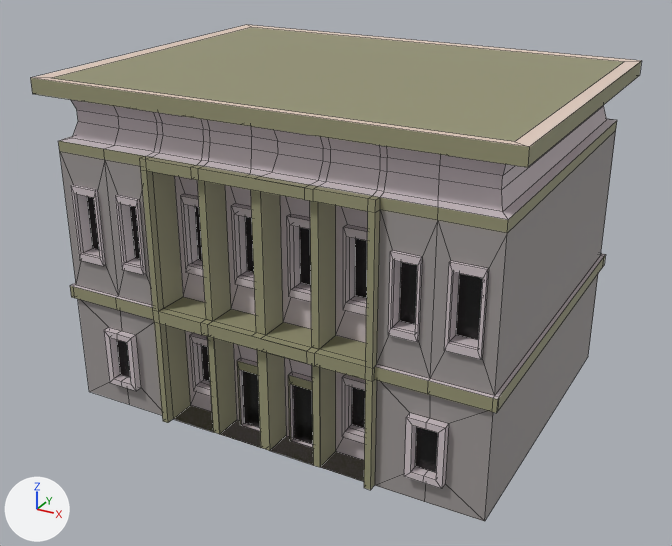
Renders of the Blender file Pertempuran Surabaya/Assets/Shape/Building/Rumah 2.blend from each side of a commit.
Before and after are seen from a camera (50 mm lens) standing at (15.2, -28.5, 18.5) and looking at (-0.1, -0.8, 4.6). The axes (+X, +Y, +Z) are drawn at lower left. The lights are the same throughout. Mesh edges are drawn as thin lines.
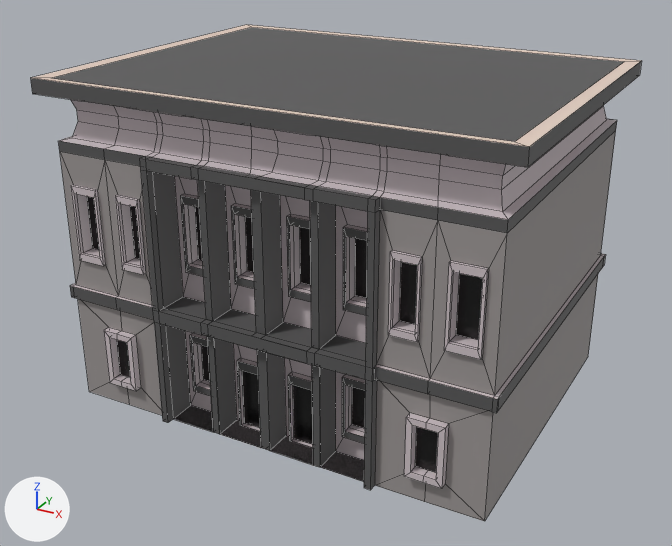
Where the change shows, as pixel boxes (x1, y1, x2, y2) in the pictures (672 x 546 px):
'Cube', recoloured (yellow to grey): (30, 25, 642, 490) in both
part 1 of me_cube, recoloured: (181, 196, 368, 443) in both

The change, as a list of edits to the scene's bpy script:
```text
Change mat_abu_abu:
    mat_abu_abu.base_color: (0.315, 0.307, 0.184) -> (0.104, 0.103, 0.104)  # yellow #989677 -> dark grey #5b5a5b
Change me_cube:
    where me_cube.from_pydata(...)  # 822 vertices, 781 faces, 15 loose edges; spans x -1.06..1.06, y -1.06..1.06, z -1.0..1.0
    used by ob_cube; location = (0.0, 0.0, 6.0); scale = (8.0, 6.0, 6.0)
    me_cube part 1: 24 of the faces centred in x -0.44..0.44, y -0.86, z -0.83..0.37 switch from mat_tembok (light grey #cfc3c8) to mat_abu_abu (dark grey #5b5a5b)
```
